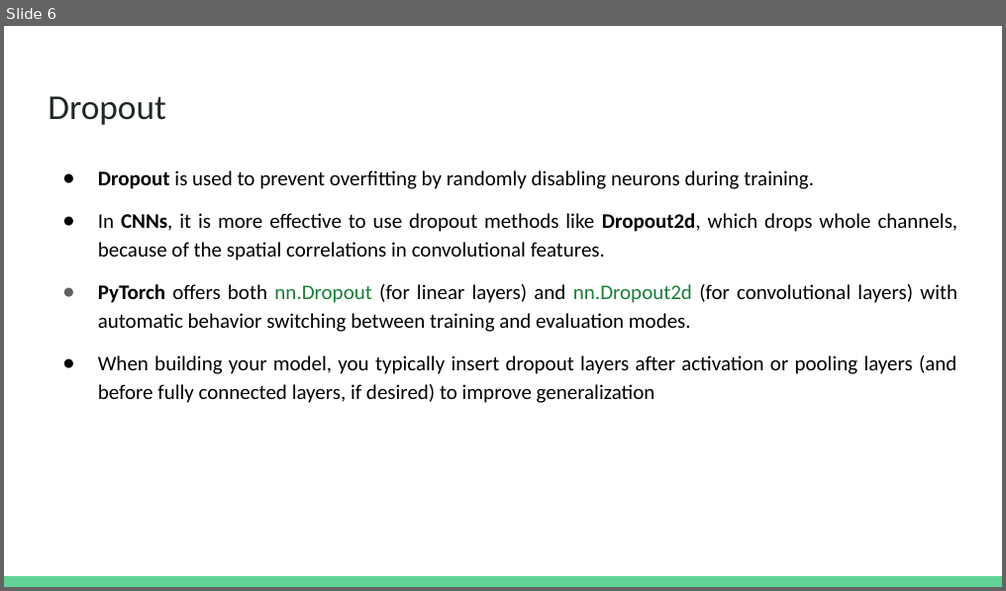
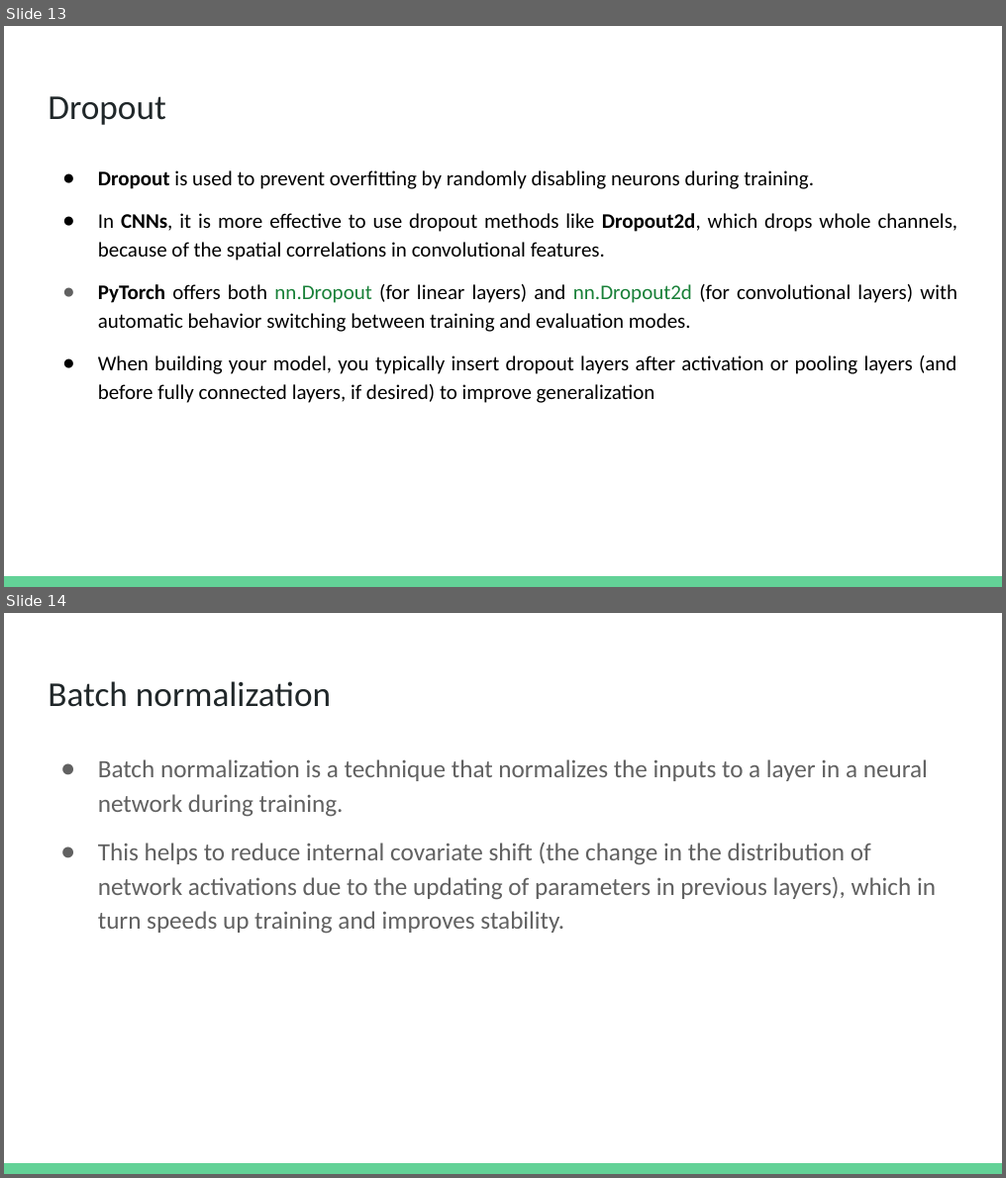
Before and after one commit to Hasan-Shahid/KA-Advanced-Ai-2025, a slide deck: Slides/Extra Slides/Computer Vision - Day 2.pptx. Shown one above the other, each under a label of ours: slide 6 before the commit, slides 13 and 14 after it. The pictures are 1006x591 and 1006x1178 pixels, drawn with LibreOffice and Linux fonts; fonts in the diff are those of the drawing. Boxes give left, top, right and bottom in pixels: in the first picture for what was removed or moved away, otherwise in the second. Text is boxed around its words. In the diff, an @@ line names an element or a change of style, - is before the commit and + after.

```diff
--- a/Slides/Extra Slides/Computer Vision - Day 2.pptx
+++ b/Slides/Extra Slides/Computer Vision - Day 2.pptx
@@ slide 14 added at <box>4,613,1002,1174</box>, background #FFFFFF; not listed: 1 template element that a slide beside it also shows @@
@@ title added at <box>48,681,331,707</box>, 25.2 pt, text #202729 @@
+Batch normalization
@@ text added at <box>98,760,936,934</box>, 18 pt, text #616161 @@
+● Batch normalization is a technique that normalizes the inputs to a layer in a neural network during training.
+● This helps to reduce internal covariate shift (the change in the distribution of network activations due to the updating of parameters in previous layers), which in turn speeds up training and improves stability.
@@ what was slide 6 is now slide 13 @@
```
Also in this commit, not shown: 8 other slides added, 10 other files.
